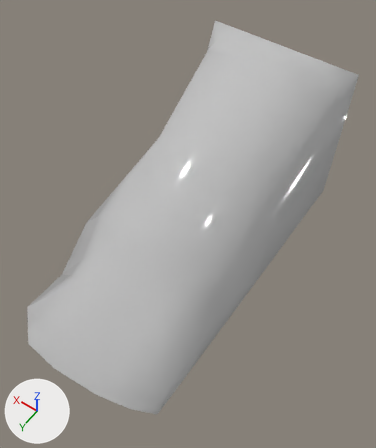
An edit to the FBX model Assets/FBX-Exports/Me_SandWall015.fbx, drawn before and after from the same camera.
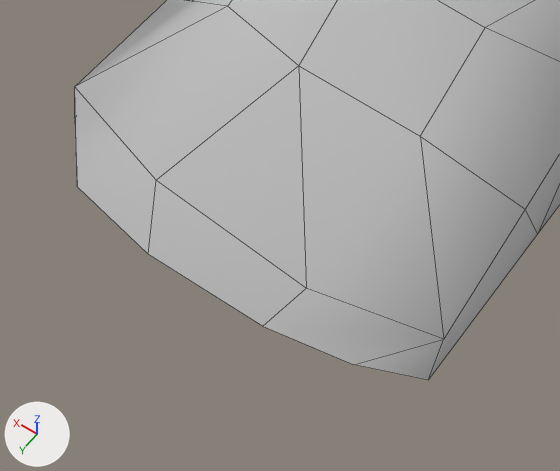
Old and new are each drawn whole from a camera (50 mm lens) standing at (-0.586, 1.323, 1.177) and looking at (-0.036, 0.553, -0.033) and again close up on the part from 0% to 55% of the width and 61% to 100% of the height. The lights are fixed; the arrows at lower left show +X, +Y and +Z. The close-ups show mesh edges as thin lines. Where no turn or scale is listed for an object, it has been applied to the vertices.

Before the edit, the objects in view are built like this:
```python
me_mesh = bpy.data.meshes.new('Mesh')
me_mesh.from_pydata(...)  # 51 vertices, 48 faces; spans x -0.25..0.254, y -0.001..1.062, z -0.256..0.254
me_mesh.materials.append(mat_material__27)  # light grey #c2c2c2
ob_me_sandwall015 = bpy.data.objects.new('Me_SandWall015', me_mesh)
ob_me_sandwall015.location = (0.0, 0.0, 0.0)
```
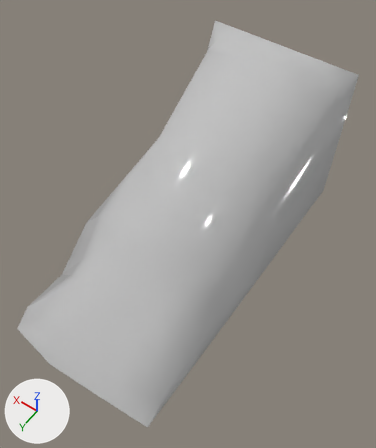
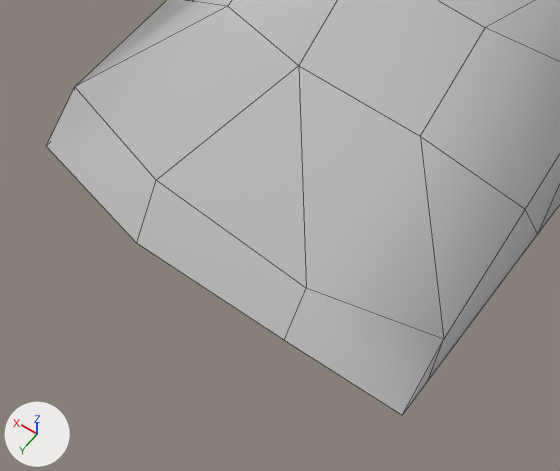
What the commit changed:
me_mesh has 51 vertices, 48 faces and spans x -0.25..0.254, y -0.001..1.062, z -0.256..0.254.
me_mesh is used by ob_me_sandwall015; location (0.0, 0.0, 0.0).
Part 1, on me_mesh:
Vertex 29 of me_mesh moves from (0.25, 0.994, -0.254) at pixel (74, 117) to (0.25, 0.993, -0.253).
Vertex 31 of me_mesh moves from (-0.08, 1.049, -0.251) at pixel (262, 326) to (-0.107, 1.048, -0.251) at pixel (284, 340).
Vertex 32 of me_mesh moves from (0.07, 1.062, -0.253) at pixel (148, 254) to (0.088, 1.06, -0.253) at pixel (136, 243).
Vertex 33 of me_mesh moves from (-0.18, 1.026, -0.25) at pixel (353, 364) to (-0.25, 1.036, -0.25) at pixel (402, 415).
Vertex 34 of me_mesh moves from (0.187, 1.051, -0.254) at pixel (77, 186) to (0.25, 1.037, -0.254) at pixel (46, 146).

Where the change shows, as pixel boxes (x1, y1, x2, y2) in the close-ups (560 x 471 px; the box of a moved part takes in the faces that stretch with it):
'Me_SandWall015', reshaped: before (75, 0, 560, 380); after (47, 0, 560, 415)
part 1 of me_mesh, moved or reshaped: before (75, 88, 444, 380); after (47, 87, 444, 415)
